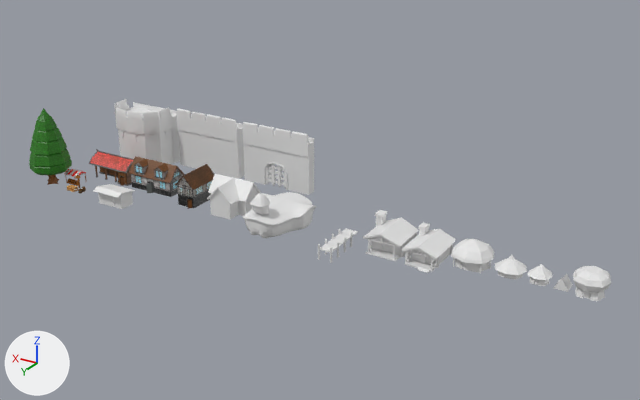
What one commit did to the Blender file Assets/Daniel World Assets/Med Barn.blend.
Before and after are seen from a 50 mm camera at (-98.6, 103.6, 56.0) aimed at (-36.2, -0.5, 3.9). Every picture has the same lights, and +X, +Y and +Z are marked at lower left.

In view in the first picture: 'Castle Wall', 'Castle Wall Gate', 'Castle Wall Tower', 'Church', 'Cube.001', "Hunter's lodge", 'Hut', 'Lodge', 'Mushroom house', 'Pine', 'Village Housing A', 'Village Housing B', 'Village Lodge'.
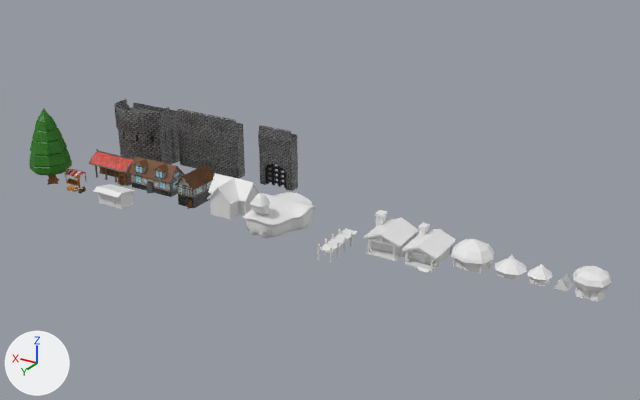
Location of each change, (x1, y1, x2, y2) in pixels of the pictures (640 x 400 px):
'Castle Wall Gate', reshaped (44% narrower, 9% shorter): before (242, 122, 314, 195); after (258, 125, 298, 191)
'Castle Wall Tower', recoloured: (114, 99, 180, 164) in both
'Cube.001', recoloured (grey to black): (265, 164, 286, 188) in both
part 1 of me_cube_028, recoloured: (176, 108, 244, 178) in both
part 2 of me_cube_030, recoloured: after (258, 125, 297, 191)

The edits, one by one:
Picture 'Castle Gate' (img_castle_gate) is new.
Picture 'Castle Wall.png' (img_castle_wall_png) is new.
Material 'Gate' (mat_gate) is new.
Its texture is img_castle_gate.
Material 'Walls' (mat_walls) is new.
Its texture is img_castle_wall_png.
me_cube_028 is used by ob_castle_wall; location (-11.8, -10.1, 0.0).
me_cube_028 had 94 vertices, 88 faces and spanned x -3.18..0.0, y -0.87..1.0, z -0.01..10.37.
me_cube_028 now has 94 vertices, 93 faces and spans x -3.18..0.0, y -0.87..1.0, z -0.01..10.37.
me_cube_028 part 1: 88 faces spanning x -3.18..0.0, y -0.87..1.0, z -0.01..10.37 switch from no material to mat_walls (picture img_castle_wall_png).
me_cube_029 has 111 vertices, 84 faces and spans x -5.0..0.0, y -1.0..6.32, z -0.03..10.39.
me_cube_029 now uses material mat_walls (picture img_castle_wall_png).
me_cube_030 is used by ob_castle_wall_gate; location (-22.4, -10.0, 0.0).
me_cube_030 had 216 vertices, 217 faces and spanned x -6.36..0.0, y -1.08..0.93, z -0.04..10.33.
me_cube_030 now has 129 vertices, 120 faces and spans x -3.18..0.0, y -1.08..0.93, z -0.04..10.33.
me_cube_030 part 2: 114 faces spanning x -3.18..0.0, y -1.08..0.93, z -0.04..10.33 switch from no material to mat_walls (picture img_castle_wall_png).
me_cube_032 has 76 vertices, 66 faces and spans x -0.75..4.42, y -0.24..0.24, z -0.03..4.34.
me_cube_032 now uses material mat_gate (picture img_castle_gate).
